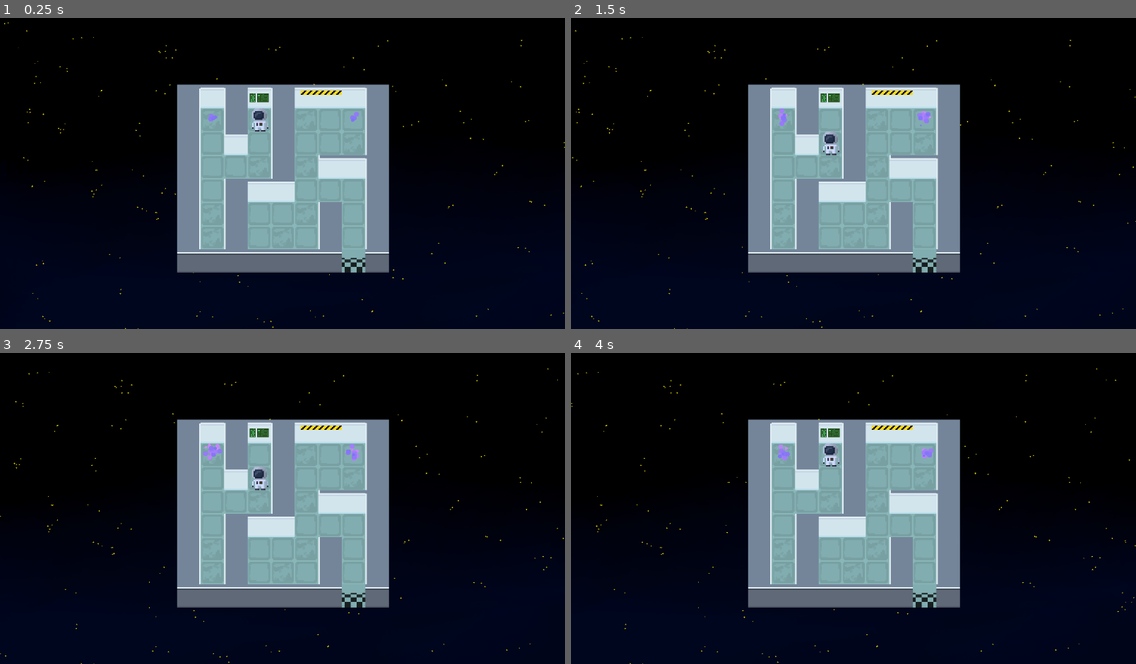
Above: before the commit, frames 1-4 (two rows, left to right).
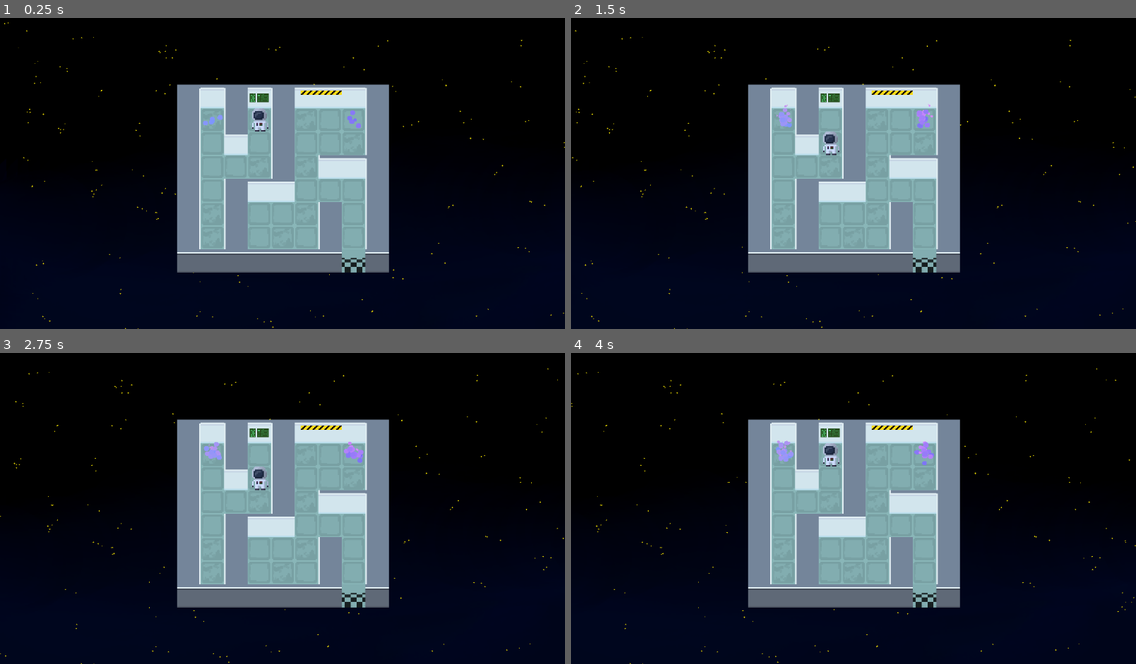
Above: after the commit, the same moments.

Repository: ilsyxn/void-escape
Game: Godot game, scene res://level/world3/level_3_1.tscn
The game is run twice, just before and just after one commit, with the same random seed, the same clock (stepped at 60 frames per second) and the same inputs. This scene is started directly instead of the project's main scene.
Inputs:
- Up to frame 1 (0.25 s): no input
- Up to frame 2 (1.5 s): hold D (right) 0.53-1.28 s; hold S (down) from 1.28 s (still down)
- Up to frame 3 (2.75 s): release S (down) at 2.03 s; hold D (right) from 2.03 s (still down)
- Up to frame 4 (4 s): release D (right) at 2.78 s; hold W (up) 2.78-3.53 s; hold A (left) from 3.53 s (still down)

The runs differ from the first frame. In frame 1, 0.1% of the frame differs, in the area x 35-64%, y 29-36%; in frame 2, 0.2%; in frame 3, 0.2%, in the area x 35-65%, y 28-36%; in frame 4, 0.2%.

Commit message:
CPU Partikel benutzt
sonst stürzt es ab

Diff:
--- a/level/world3/portal.gd
+++ b/level/world3/portal.gd
@@ -2,7 +2,7 @@
 @export var map_position : Vector2i
 @export var connected_portal: Vector2i
 @export var farbe : GradientTexture1D
-@onready var particles = $GPUParticles2D
+@onready var particles = $CPUParticles2D
 
 func _ready():
-	particles.process_material.color_ramp.gradient = farbe.gradient
+	particles.color_ramp = farbe.gradient
--- a/level/world3/portal.tscn
+++ b/level/world3/portal.tscn
@@ -1,46 +1,31 @@
-[gd_scene load_steps=9 format=3 uid="uid://dw4x1v153edrn"]
+[gd_scene load_steps=6 format=3 uid="uid://dw4x1v153edrn"]
 
 [ext_resource type="Script" path="res://level/world3/portal.gd" id="1_j08ok"]
 [ext_resource type="Texture2D" uid="uid://dodx84evlpuug" path="res://assets/world-3/particle.png" id="2_1djm0"]
 
-[sub_resource type="CanvasItemMaterial" id="CanvasItemMaterial_2yw3e"]
+[sub_resource type="CanvasItemMaterial" id="CanvasItemMaterial_t8cm0"]
 particles_animation = true
 particles_anim_h_frames = 6
 particles_anim_v_frames = 1
 particles_anim_loop = false
 
-[sub_resource type="Gradient" id="Gradient_1u0ig"]
-offsets = PackedFloat32Array(0, 0.541766, 1)
-colors = PackedColorArray(0.3995, 0.790573, 0.999999, 1, 0.618202, 0.582291, 0.991956, 1, 0.707163, 0.466587, 0.89969, 1)
-
-[sub_resource type="GradientTexture1D" id="GradientTexture1D_iqglk"]
-gradient = SubResource("Gradient_1u0ig")
-
-[sub_resource type="Curve" id="Curve_vif4y"]
-_data = [Vector2(0, 0), 0.0, 0.0, 0, 0, Vector2(0.17226, 1), 0.0, 0.0, 0, 0, Vector2(0.436242, 1), 0.0, 0.0, 0, 0, Vector2(1, 0), 0.0, 0.0, 0, 0]
+[sub_resource type="Curve" id="Curve_bb5c4"]
+_data = [Vector2(0.0210526, 0.0283242), 0.0, 0.0, 0, 0, Vector2(0.0968421, 1), 0.0, 0.0, 0, 0, Vector2(0.452632, 1), -0.971674, -0.971674, 0, 0, Vector2(1, 0), 0.0, 0.0, 0, 0]
 point_count = 4
 
-[sub_resource type="CurveTexture" id="CurveTexture_oke03"]
-curve = SubResource("Curve_vif4y")
-
-[sub_resource type="ParticleProcessMaterial" id="ParticleProcessMaterial_3m1ck"]
-lifetime_randomness = 0.08
-particle_flag_disable_z = true
-emission_shape = 1
-emission_sphere_radius = 22.0
-direction = Vector3(0, -20, 0)
-spread = 32.0
-initial_velocity_min = 10.0
-initial_velocity_max = 25.0
-gravity = Vector3(0, 0, 0)
-scale_curve = SubResource("CurveTexture_oke03")
-color_ramp = SubResource("GradientTexture1D_iqglk")
+[sub_resource type="Gradient" id="Gradient_mjt3m"]
 
 [node name="Portal" type="Node2D"]
 script = ExtResource("1_j08ok")
 
-[node name="GPUParticles2D" type="GPUParticles2D" parent="."]
-material = SubResource("CanvasItemMaterial_2yw3e")
-amount = 25
-process_material = SubResource("ParticleProcessMaterial_3m1ck")
+[node name="CPUParticles2D" type="CPUParticles2D" parent="."]
+material = SubResource("CanvasItemMaterial_t8cm0")
+amount = 30
+lifetime = 0.8
+speed_scale = 0.65
 texture = ExtResource("2_1djm0")
+emission_shape = 1
+emission_sphere_radius = 25.0
+gravity = Vector2(0, -90)
+scale_amount_curve = SubResource("Curve_bb5c4")
+color_ramp = SubResource("Gradient_mjt3m")
